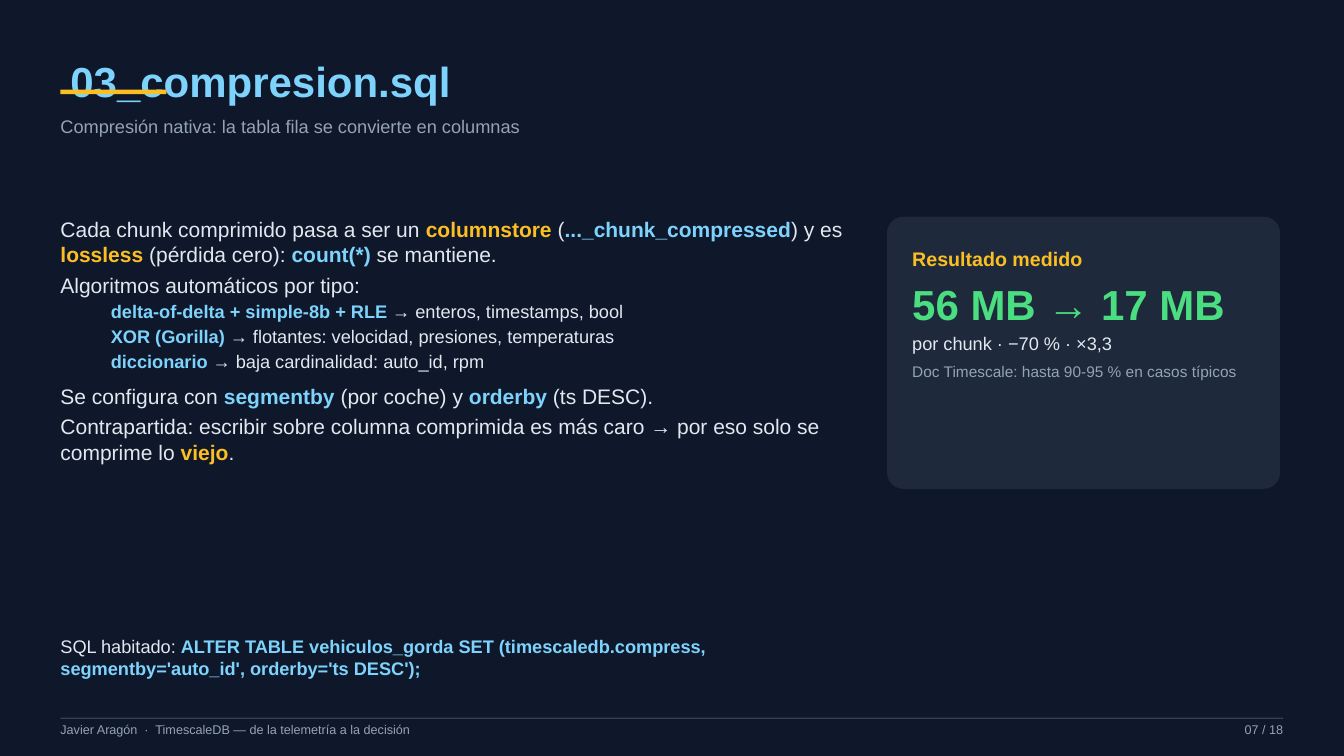
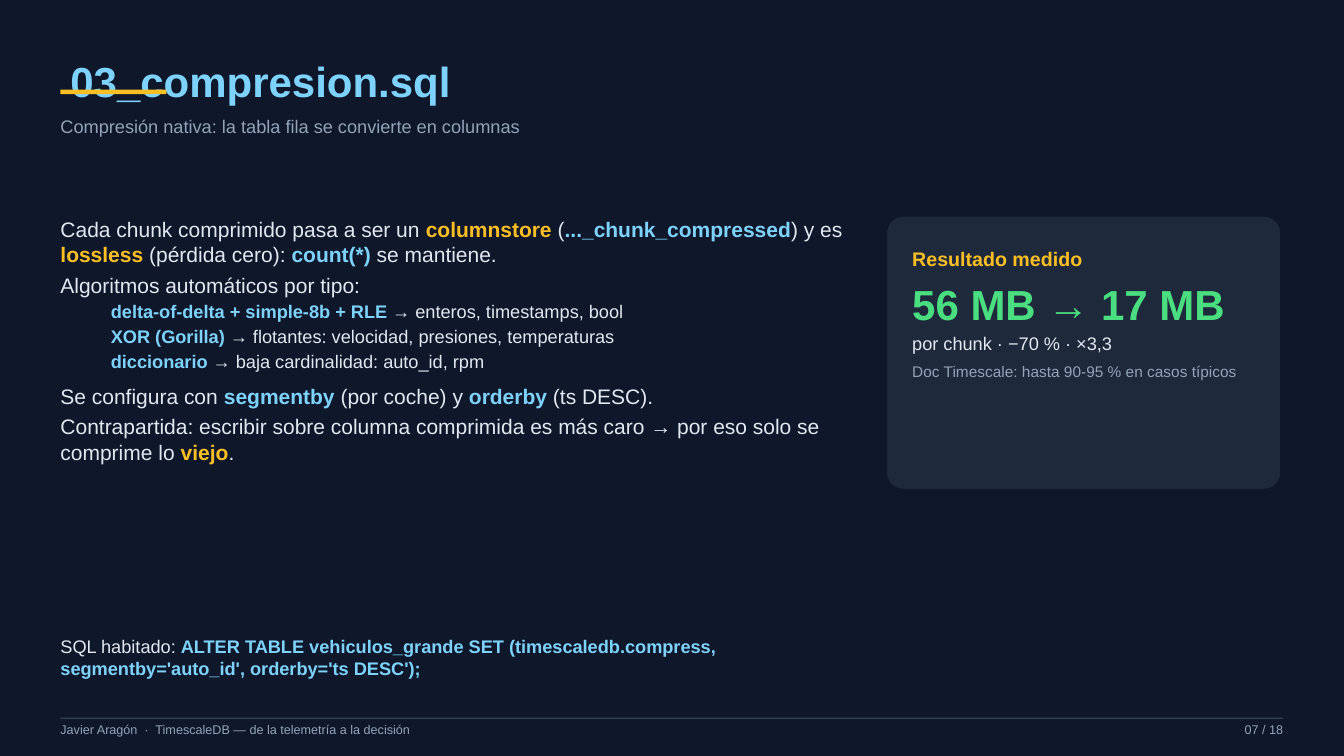
Before and after one commit to xavipuerto/autometrics-demo, a slide deck: slide 7 of presentacion/TimescaleDB-PPT-Javier.pptx. Drawn at 1344x756 pixels with LibreOffice and Linux fonts; fonts in the diff are those of the drawing. Boxes give left, top, right and bottom in pixels: in the first picture for what was removed or moved away, otherwise in the second. Text is boxed around its words. In the diff, an @@ line names an element or a change of style, - is before the commit and + after.

Commit message:
renombrar vehiculos_gorda a vehiculos_grande (tabla, esquema, scripts, README, PPT) + recrear entorno

```diff
--- a/presentacion/TimescaleDB-PPT-Javier.pptx
+++ b/presentacion/TimescaleDB-PPT-Javier.pptx
@@ text at [60,639,716,679]: text changed @@
-SQL habitado: ALTER TABLE vehiculos_gorda SET (timescaledb.compress, segmentby='auto_id', orderby='ts DESC');
+SQL habitado: ALTER TABLE vehiculos_grande SET (timescaledb.compress, segmentby='auto_id', orderby='ts DESC');
```
Also in this commit, not shown: 4 other slides changed, 10 other files.
